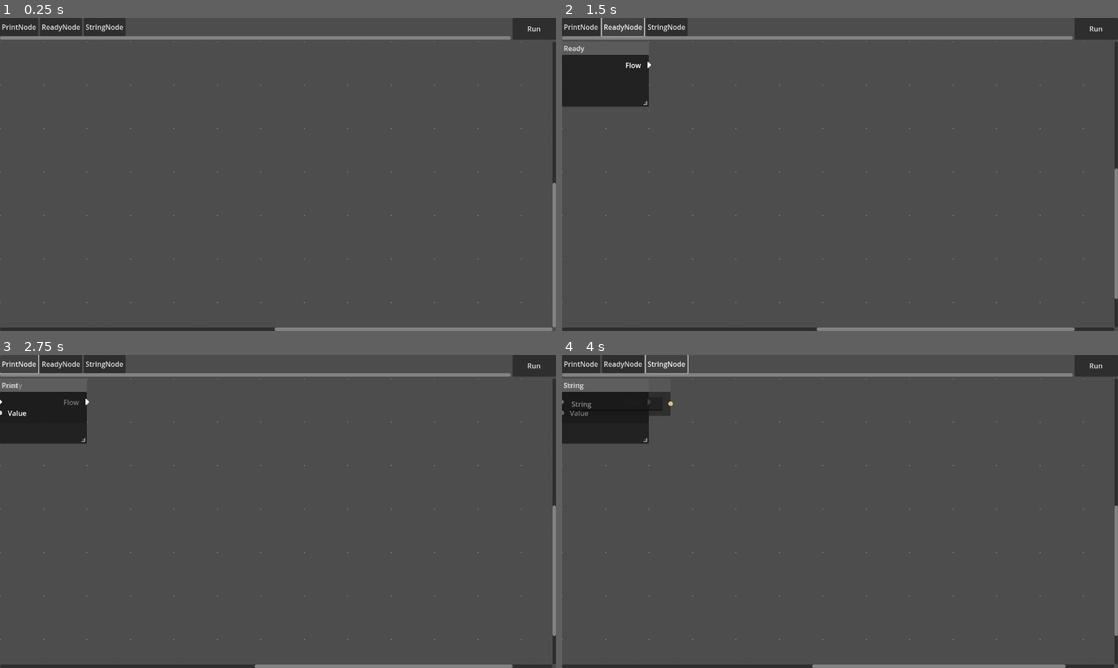
Above: before the commit, frames 1-4 (two rows, left to right).
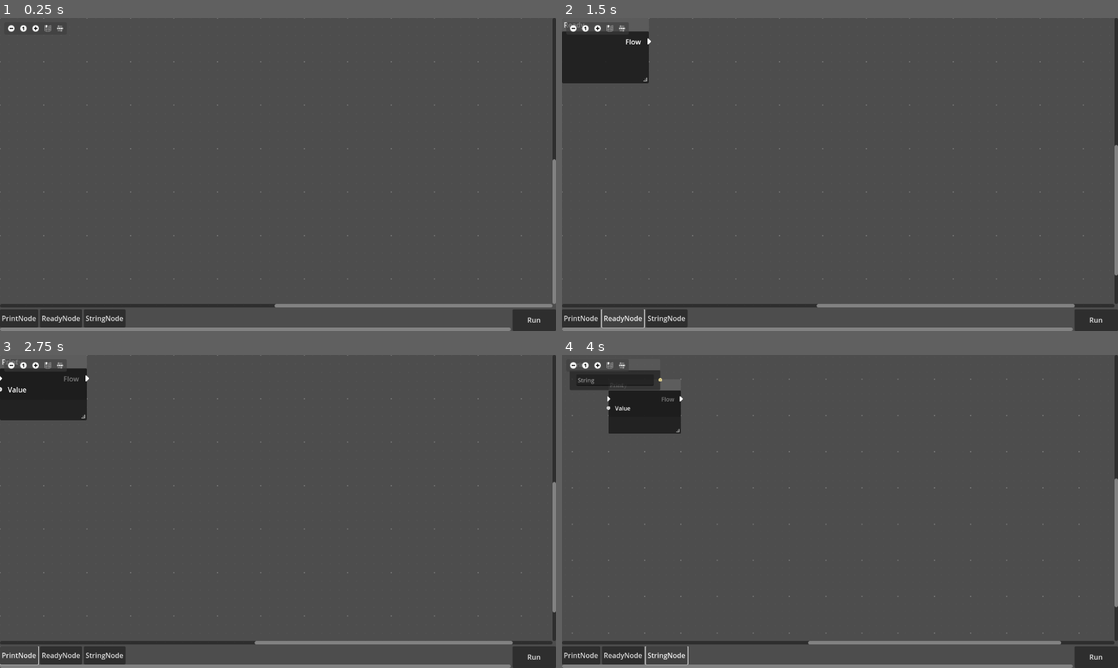
Above: after the commit, the same moments.

Repository: Swarkin/Godot-GraphNodesScript
Game: Godot game, scene res://main.tscn
The game is run twice, just before and just after one commit, with the same random seed, the same clock (stepped at 60 frames per second) and the same inputs.
Inputs (mouse positions are in pixels of both pictures, inside the frame that each line leads up to):
- Up to frame 1 (0.25 s): no input
- Up to frame 2 (1.5 s): click "ReadyNode" at 0.5 s; click "ReadyNode" at 1.25 s
- Up to frame 3 (2.75 s): click "PrintNode" at 2 s
- Up to frame 4 (4 s): click (573, 364) at 2.77 s; click "StringNode" at 3.5 s

The runs differ from the first frame. In frame 1, 6.0% of the frame differs, in the area x 0-100%, y 0-100%; in frame 2, 7.6%; in frame 3, 7.5%; in frame 4, 8.3%.

Commit message:
Organize files

Diff:
--- a/main.tscn
+++ b/main.tscn
@@ -12,6 +12,22 @@
 anchor_bottom = 1.0
 grow_horizontal = 2
 grow_vertical = 2
+
+[node name="GraphEdit" type="GraphEdit" parent="."]
+unique_name_in_owner = true
+layout_mode = 2
+size_flags_vertical = 3
+theme_override_styles/panel = SubResource("StyleBoxEmpty_7dm0k")
+scroll_offset = Vector2(0, -53)
+grid_pattern = 1
+right_disconnects = true
+connection_lines_antialiased = false
+zoom_min = 0.2
+zoom_max = 2.0
+minimap_enabled = false
+show_grid_buttons = false
+script = ExtResource("1_h2yge")
+verbose = true
 
 [node name="TopBar" type="HBoxContainer" parent="."]
 layout_mode = 2
@@ -40,23 +56,6 @@
 script = ExtResource("4_1bvp3")
 graph = NodePath("../../GraphEdit")
 
-[node name="GraphEdit" type="GraphEdit" parent="."]
-unique_name_in_owner = true
-layout_mode = 2
-size_flags_vertical = 3
-theme_override_styles/panel = SubResource("StyleBoxEmpty_7dm0k")
-grid_pattern = 1
-right_disconnects = true
-connection_lines_antialiased = false
-minimap_enabled = false
-show_menu = false
-show_zoom_buttons = false
-show_grid_buttons = false
-show_minimap_button = false
-show_arrange_button = false
-script = ExtResource("1_h2yge")
-verbose = true
-
 [connection signal="connection_request" from="GraphEdit" to="GraphEdit" method="_on_connection_request"]
 [connection signal="delete_nodes_request" from="GraphEdit" to="GraphEdit" method="_on_delete_nodes_request"]
 [connection signal="disconnection_request" from="GraphEdit" to="GraphEdit" method="_on_disconnection_request"]
--- a/nodes/print_node.tscn
+++ b/nodes/print_node.tscn
@@ -1,6 +1,6 @@
 [gd_scene load_steps=3 format=3 uid="uid://cd8lgyd1aojs8"]
 
-[ext_resource type="Texture2D" uid="uid://bhop1cdyv78s4" path="res://caret-right.svg" id="1_3ksu2"]
+[ext_resource type="Texture2D" uid="uid://bhop1cdyv78s4" path="res://ui/caret-right.svg" id="1_3ksu2"]
 [ext_resource type="Script" uid="uid://c6oxvefk7b6as" path="res://nodes/print_node.gd" id="1_gu88u"]
 
 [node name="PrintNode" type="GraphNode"]
--- a/nodes/ready_node.tscn
+++ b/nodes/ready_node.tscn
@@ -1,7 +1,7 @@
 [gd_scene load_steps=3 format=3 uid="uid://dwkeqo8f1jixv"]
 
 [ext_resource type="Script" uid="uid://dvwb8u1qywkue" path="res://nodes/ready_node.gd" id="1_7udae"]
-[ext_resource type="Texture2D" uid="uid://bhop1cdyv78s4" path="res://caret-right.svg" id="1_dgv1w"]
+[ext_resource type="Texture2D" uid="uid://bhop1cdyv78s4" path="res://ui/caret-right.svg" id="1_dgv1w"]
 
 [node name="ReadyNode" type="GraphNode"]
 offset_right = 200.0
--- a/project.godot
+++ b/project.godot
@@ -10,7 +10,7 @@
 
 [application]
 
-config/name="graph nodes"
+config/name="Godot-GraphNodesScript"
 run/main_scene="uid://qr52aafdvj5l"
 run/print_header=false
 config/features=PackedStringArray("4.4", "GL Compatibility")
Renamed: caret-right.svg -> ui/caret-right.svg
Not shown, changed: ui/caret-right.svg.import
